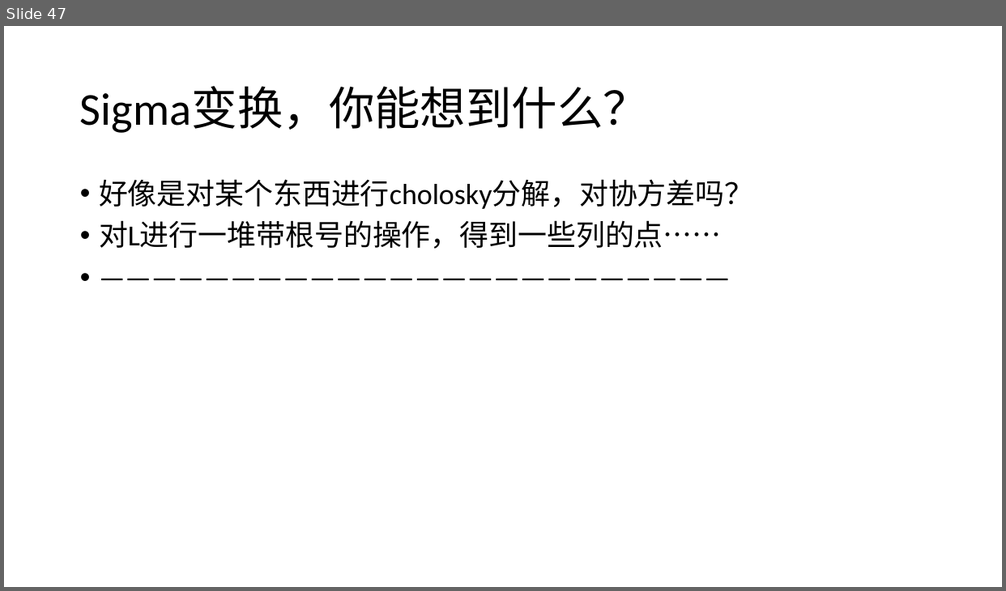
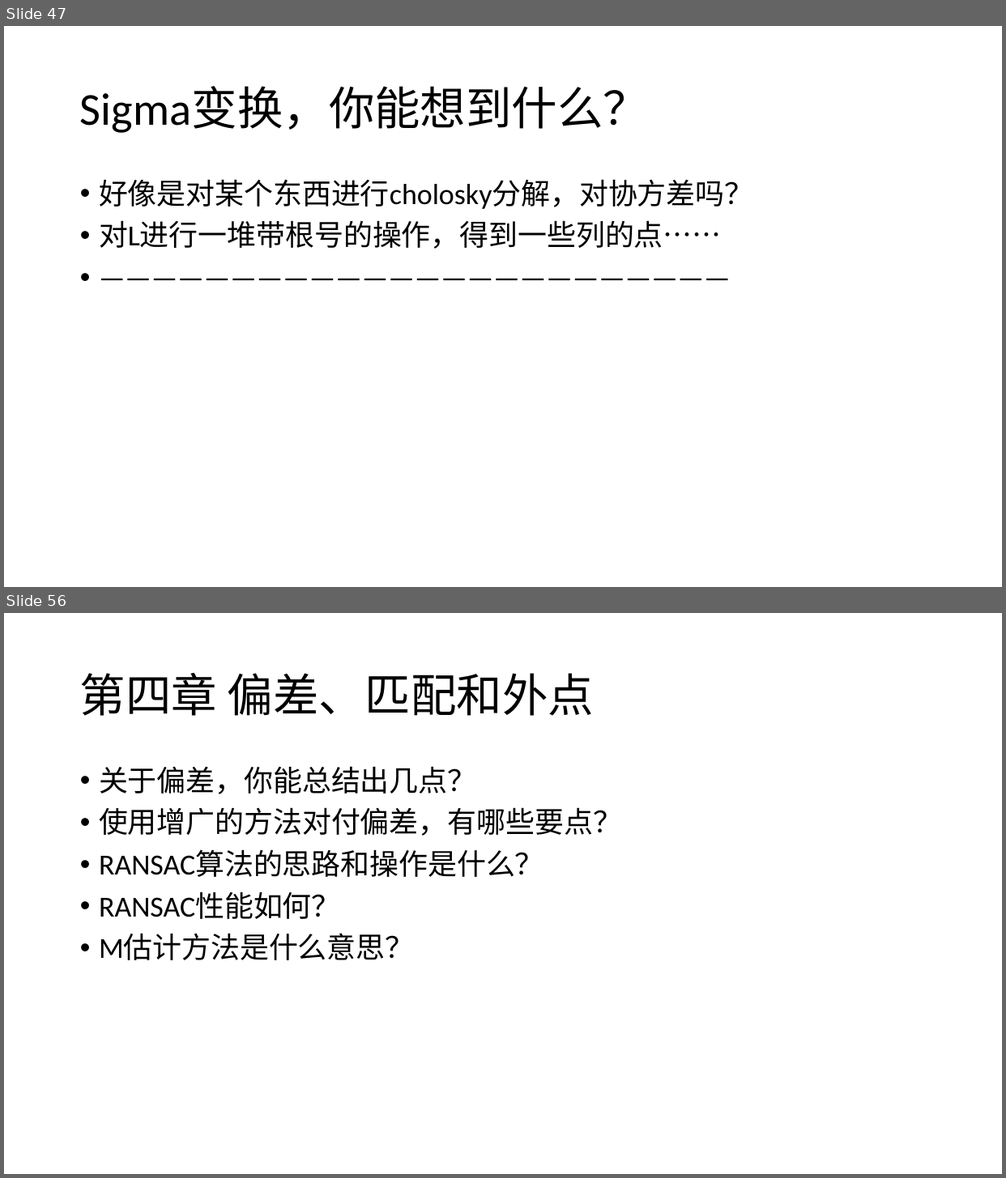
Before and after one commit to CR7dongfeng/State-Estimation, a slide deck: 问题检索清单.pptx. Shown one above the other, each under a label of ours: slide 47 before the commit, slides 47 and 56 after it; the slides between them are not shown. The pictures are 1006x591 and 1006x1178 pixels, drawn with LibreOffice and Linux fonts; fonts in the diff are those of the drawing. Boxes give left, top, right and bottom in pixels: in the first picture for what was removed or moved away, otherwise in the second. Text is boxed around its words. In the diff, an @@ line names an element or a change of style, - is before the commit and + after.

```diff
--- a/问题检索清单.pptx
+++ b/问题检索清单.pptx
@@ slide 56 added at [4, 613, 1002, 1174], background #FFFFFF @@
@@ title added at [80, 673, 594, 716], 44 pt, text #000000 @@
+第四章 偏差、匹配和外点
@@ text added at [99, 766, 622, 960], 28 pt, text #000000 @@
+• 关于偏差，你能总结出几点？
+• 使用增广的方法对付偏差，有哪些要点？
+• RANSAC算法的思路和操作是什么？
+• RANSAC性能如何？
+• M估计方法是什么意思？
```
Also in this commit, not shown: 4 slides changed, 13 other slides added, 1 slide removed.
